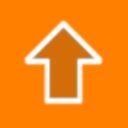
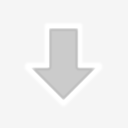
The second (128, 128) image is a revision of the first. Changes to its layers:
hid "Eingefügte Ebene-Kopie" over [22, 18, 105, 106]
showed "Eingefügte Ebene" over [22, 21, 105, 109]
renamed "yellow" to "orange", hid it over [0, 0, 128, 128]
hid "green" over [0, 0, 128, 128]
hid "red" over [0, 0, 128, 128]
